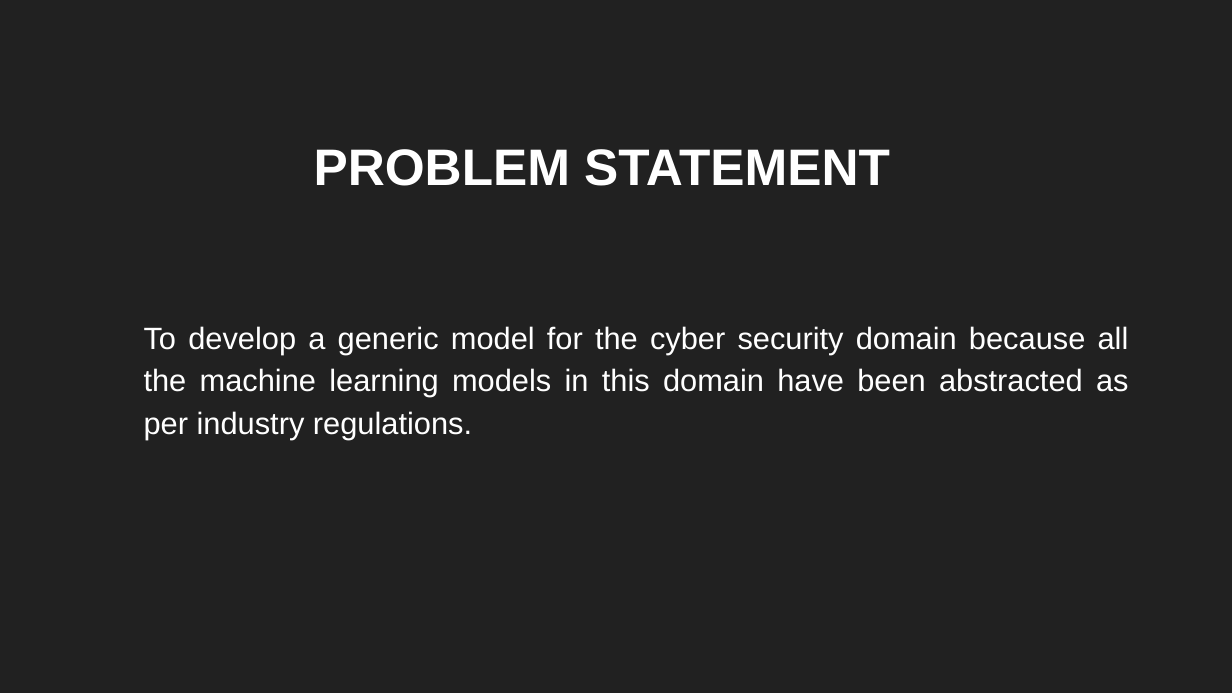
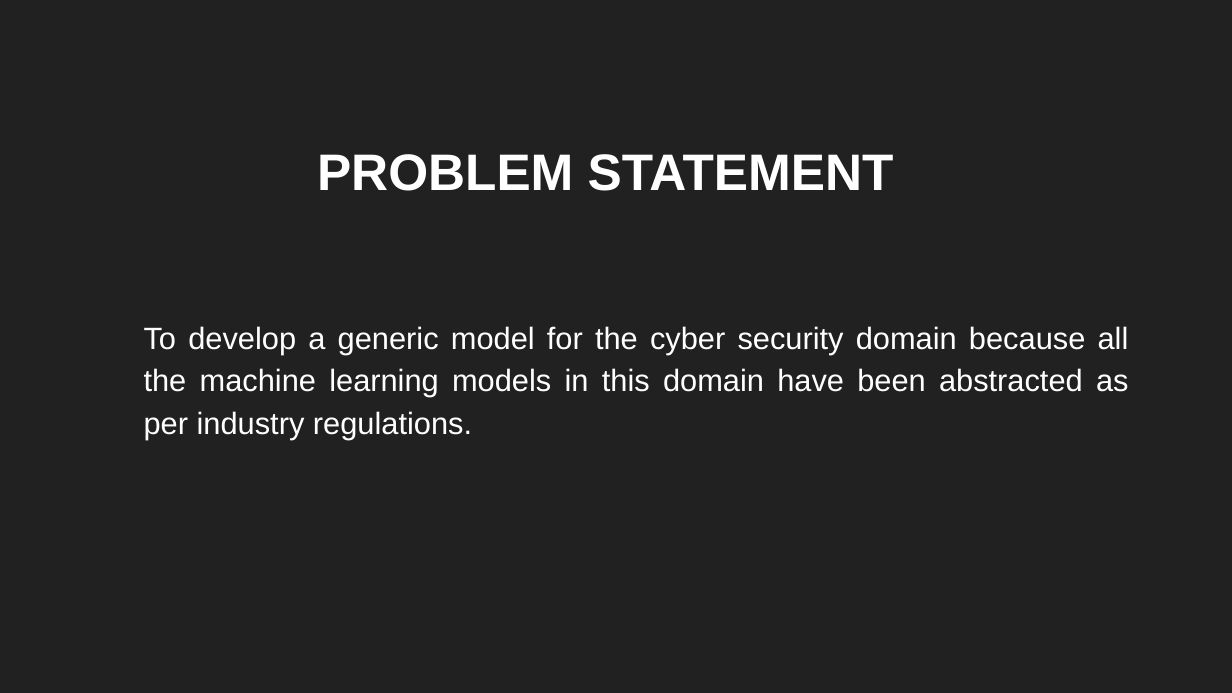
Before and after one commit to sbenstewart/cip-lab, a slide deck: slide 4 of presentation/presentation.pptx. Drawn at 1232x693 pixels with LibreOffice and Linux fonts; fonts in the diff are those of the drawing. Boxes give left, top, right and bottom in pixels: in the first picture for what was removed or moved away, otherwise in the second. Text is boxed around its words. In the diff, an @@ line names an element or a change of style, - is before the commit and + after.

```diff
--- a/presentation/presentation.pptx
+++ b/presentation/presentation.pptx
@@ title "PROBLEM STATEMENT" at <box>317,154,894,191</box>: alignment left to centre @@
```
Also in this commit, not shown: 1 other slide changed.
